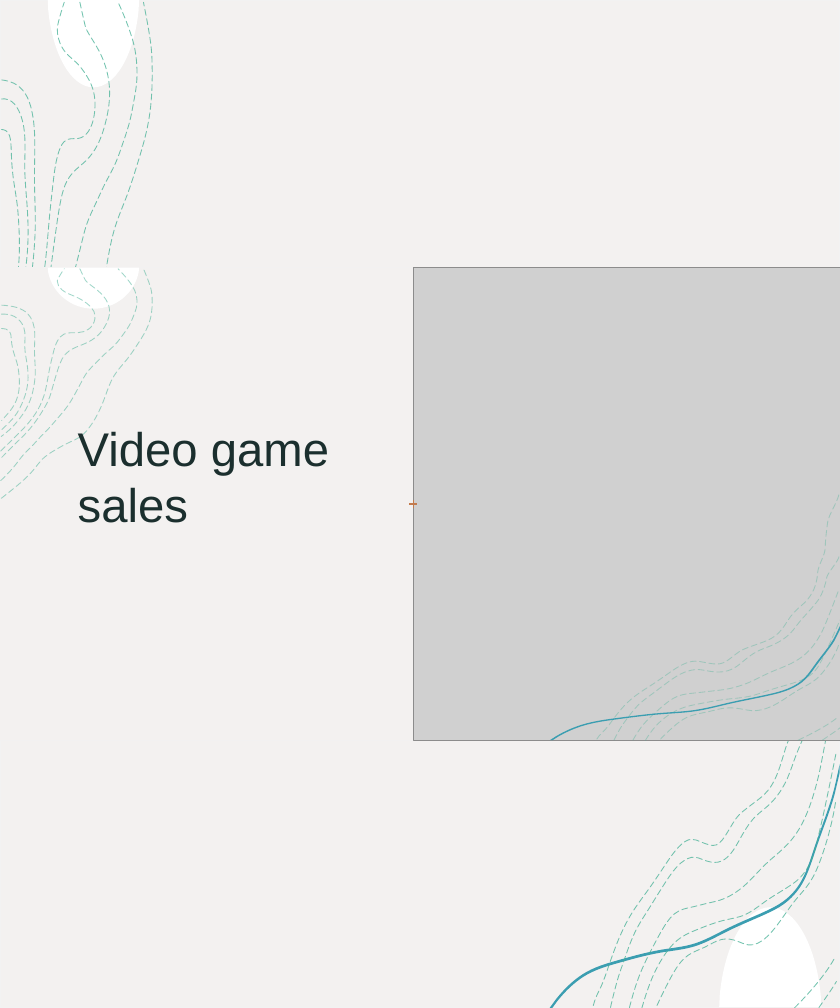
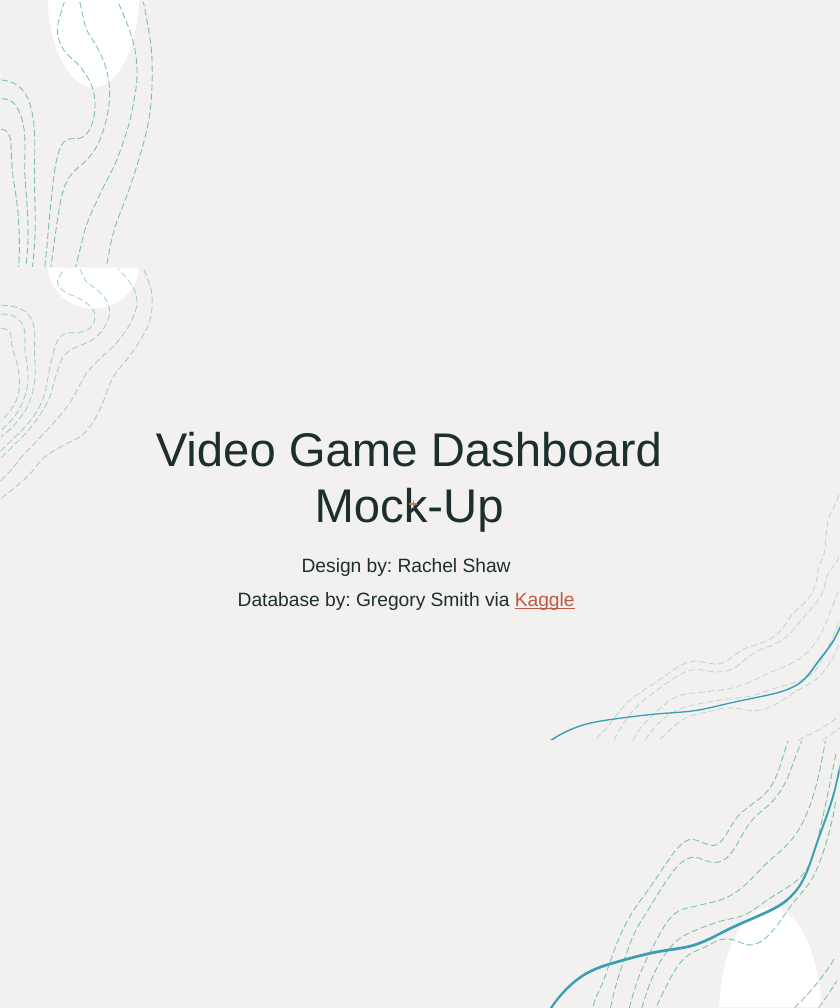
Before and after one commit to rachel-shaw/VideoGame-Dashboard-Repo, a slide deck: slide 1 of Video Game Dashboard Mockup.pptx. Drawn at 840x1008 pixels with LibreOffice and Linux fonts; fonts in the diff are those of the drawing; grey boxes stand for pictures. Boxes give left, top, right and bottom in pixels: in the first picture for what was removed or moved away, otherwise in the second. Text is boxed around its words. In the diff, an @@ line names an element or a change of style, - is before the commit and + after.

```diff
--- a/Video Game Dashboard Mockup.pptx
+++ b/Video Game Dashboard Mockup.pptx
@@ picture removed at bbox=[413, 268, 840, 740] @@
@@ title at bbox=[156, 431, 662, 532]: text changed @@
-Video game sales
+Video Game Dashboard
+Mock-Up
@@ subtitle added at bbox=[238, 558, 575, 610], 16.5 pt, text #1B2F2E @@
+Design by: Rachel Shaw
+Database by: Gregory Smith via Kaggle
```
Also in this commit, not shown: 6 other files.
